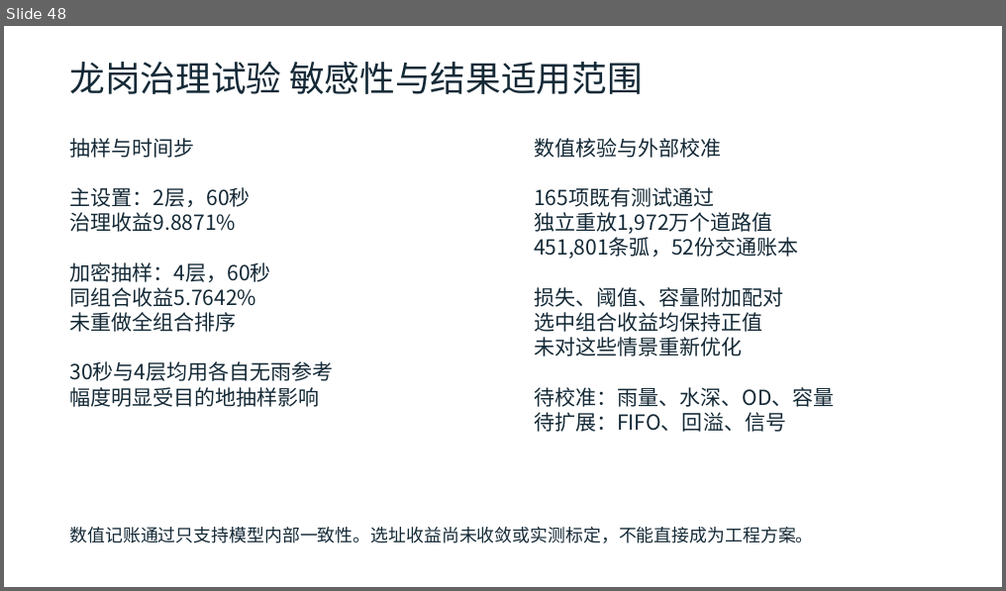
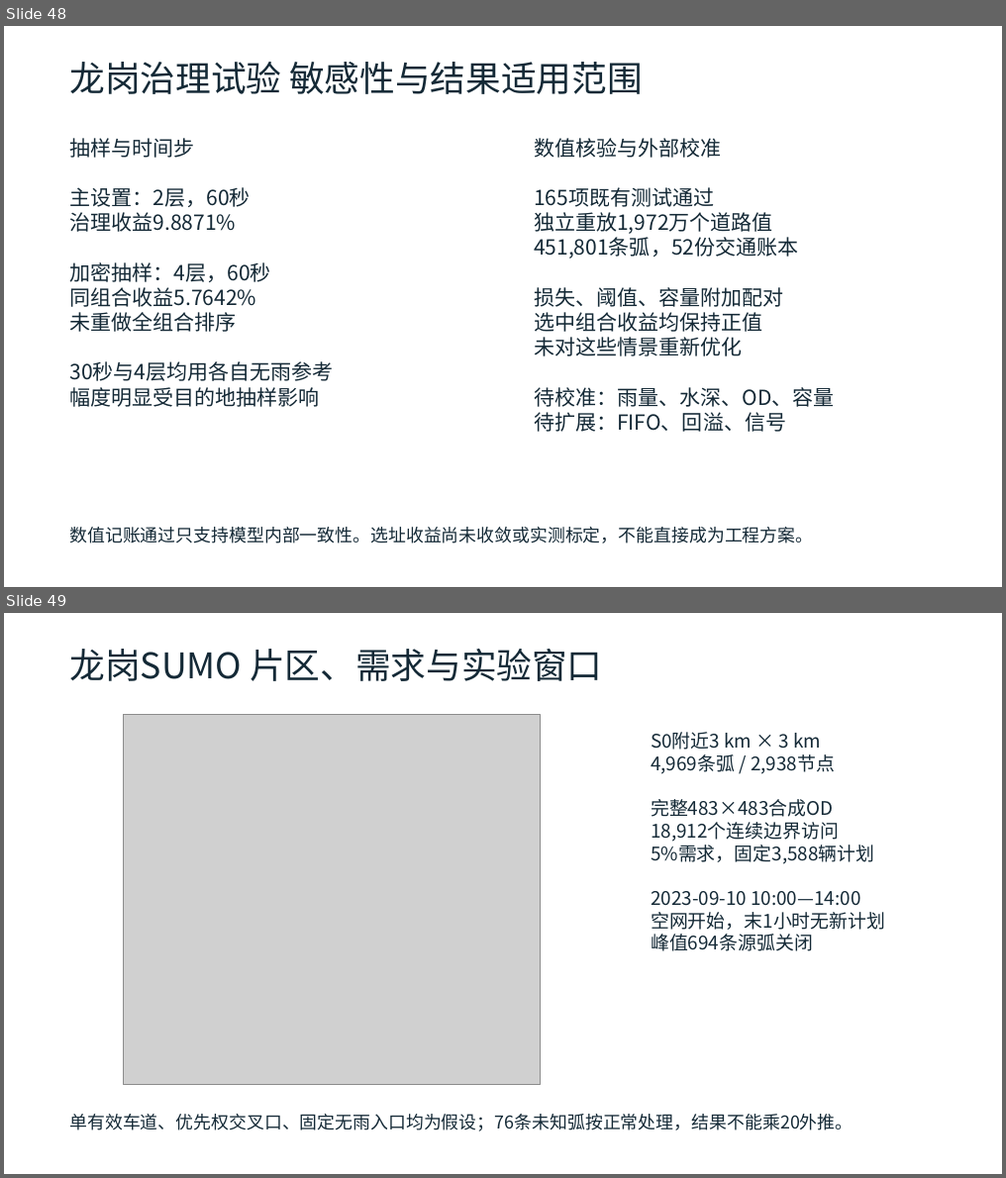
Before and after one commit to zhzhzh666/jiaotong, a slide deck: docs/deliverables/开题与阶段进展汇报.pptx. Shown one above the other, each under a label of ours: slide 48 before the commit, slides 48 and 49 after it. The pictures are 1006x591 and 1006x1178 pixels, drawn with LibreOffice and Linux fonts; fonts in the diff are those of the drawing; grey boxes stand for pictures. Boxes give left, top, right and bottom in pixels: in the first picture for what was removed or moved away, otherwise in the second. Text is boxed around its words. In the diff, an @@ line names an element or a change of style, - is before the commit and + after.

```diff
--- a/docs/deliverables/开题与阶段进展汇报.pptx
+++ b/docs/deliverables/开题与阶段进展汇报.pptx
@@ slide 49 added at (4,613,1002,1174), background #FFFFFF @@
@@ text added at (69,649,603,681), 34 pt, text #142936 @@
+龙岗SUMO 片区、需求与实验窗口
@@ picture added at (123,714,540,1084) @@
@@ text added at (650,732,885,952), 18 pt, text #142936 @@
+S0附近3 km × 3 km
+4,969条弧 / 2,938节点
+完整483×483合成OD
+18,912个连续边界访问
+5%需求，固定3,588辆计划
+2023-09-10 10:00—14:00
+空网开始，末1小时无新计划
+峰值694条源弧关闭
@@ text added at (69,1114,852,1132), 17 pt, text #142936 @@
+单有效车道、优先权交叉口、固定无雨入口均为假设；76条未知弧按正常处理，结果不能乘20外推。
```
Also in this commit, not shown: 8 slides changed, 4 other slides added, 17 other files.
